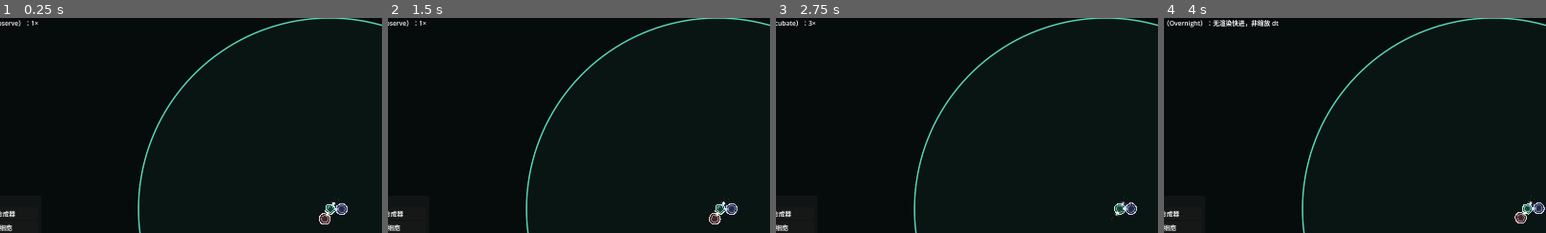
Above: before the commit, frames 1-4 (left to right).
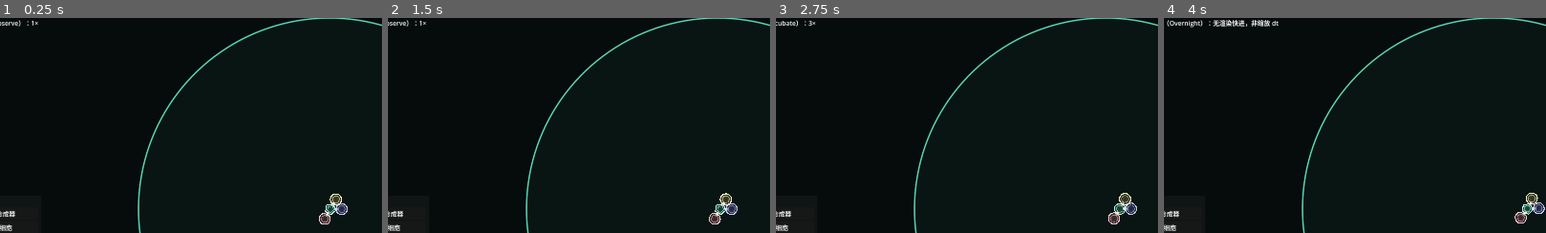
Above: after the commit, the same moments.

Repository: Oatol/cellarium
Game: Godot game, scene res://scenes/main.tscn
The game is run twice, just before and just after one commit, with the same random seed, the same clock (stepped at 60 frames per second) and the same inputs.
Inputs:
- Up to frame 1 (0.25 s): no input
- Up to frame 2 (1.5 s): click "冻结" at 0.5 s; click "观察" at 1.25 s
- Up to frame 3 (2.75 s): click "培养" at 2 s
- Up to frame 4 (4 s): click "慢速观察" at 2.75 s; click "过夜培养" at 3.5 s
The pictures show only the part of the screen within x 7-57%, y 6-56%; the shares and areas given below are measured in that part.

The runs differ from the first frame. In frame 1, 0.1% of the frame differs, in the area x 86-90%, y 81-88%; in frame 2, 0.1%; in frame 3, 0.3%, in the area x 87-93%, y 81-96%; in frame 4, 0.1%.

Commit message:
v0.8.10: stabilize multi-contact membrane outline

Diff:
--- a/godot/cellarium-release/scripts/rendering/CellContactChords.gd
+++ b/godot/cellarium-release/scripts/rendering/CellContactChords.gd
@@ -34,9 +34,31 @@
 		"distance": s
 	}
 
-## 皿壁接触：把皿壁视作半径 dish_radius 的大圆，取与细胞圆的相交弦。
+## 皿壁接触：把皿壁视作半径 dish_radius 的大圆，取细胞圆在大圆内侧的相交弦。
+## 小圆在包含它的大圆内部时，普通 circle_chord() 的 containment 检查会误判为无交，
+## 这里单独推导：d = (r² − R² + s²)/(2s)，s > R − r 才接触。
 static func wall_chord(position: Vector2, radius: float, dish_center: Vector2, dish_radius: float) -> Dictionary:
-	return circle_chord(position, radius, dish_center, dish_radius)
+	var delta: Vector2 = dish_center - position
+	var s: float = delta.length()
+	if s < 0.000001 or dish_radius <= radius:
+		return {"valid": false}
+	if s + radius <= dish_radius + 0.000001:
+		return {"valid": false}
+	var direction: Vector2 = delta / s
+	var d: float = (radius * radius - dish_radius * dish_radius + s * s) / (2.0 * s)
+	var h_squared: float = radius * radius - d * d
+	if h_squared <= 0.0:
+		return {"valid": false}
+	var middle: Vector2 = position + direction * d
+	var perpendicular: Vector2 = Vector2(-direction.y, direction.x)
+	var h: float = sqrt(h_squared)
+	return {
+		"valid": true,
+		"a": middle - perpendicular * h,
+		"b": middle + perpendicular * h,
+		"normal": -direction,
+		"distance": s
+	}
 
 static func cross2(a: Vector2, b: Vector2) -> float:
 	return a.x * b.y - a.y * b.x
@@ -77,7 +99,9 @@
 	return result
 
 ## 弦遮挡剔除（Cell Lab a(FFFF) 的 d26 判据）：
-## d26 = cross(P18, v18) / cross(P17, v18)；0 < d26 < 1 表示弦 17 被弦 18 挡住。
+## d22 = P17.x，d23 = P18.x − Q18.x = −v.x，d24 = P17.y，d25 = P18.y − Q18.y = −v.y；
+## d26 = (d25·P18.x − d23·P18.y)/(d22·d25 − d24·d23)
+##     = cross(P18, v) / cross(P17, v)，0 < d26 < 1 表示弦 17 被弦 18 挡住。
 static func is_occluded(chord: Dictionary, other: Dictionary) -> bool:
 	var p_a: Vector2 = chord.get("local_a", Vector2.ZERO)
 	var p_b: Vector2 = chord.get("local_b", Vector2.ZERO)
@@ -163,6 +187,7 @@
 			if t <= 0.0 or t >= 1.0 or s <= 0.0 or s >= 1.0:
 				continue
 			var intersection: Vector2 = p_i + v_i * t
+			# CellLab d17 = cross(v16, Q14−P16)，与原实现同号，条件 d17 < 0 保留 Cell Lab 分支。
 			var d17: float = cross2(v_j, q_i - p_j)
 			if d17 < 0.0:
 				current["local_b"] = intersection
@@ -194,12 +219,14 @@
 				continue
 			var p_j: Vector2 = other.get("local_a", Vector2.ZERO)
 			var q_j: Vector2 = other.get("local_b", Vector2.ZERO)
-			if (p_i == q_j and q_i == p_j) or (p_i == p_j and q_i == q_j):
+			# Cell Lab 的端点重合条件：P17 == Q18 或 Q17 == P18；任一成立就跳过该对。
+			if p_i == q_j or q_i == p_j:
 				continue
 			var v_j: Vector2 = q_j - p_j
 			var denominator: float = cross2(p_i, v_j)
 			if absf(denominator) < 0.000000001:
 				continue
+			# CellLab d26 = cross(P18, v18)/cross(P17, v18)，有效区间 (0, 1)。
 			var d26: float = cross2(p_j, v_j) / denominator
 			if d26 > 0.0 and d26 < 1.0:
 				current["occluded"] = true
@@ -236,15 +263,97 @@
 		sorted_chords[cursor + 1] = value
 	return sorted_chords
 
-## 按 Cell Lab 的固定顺序：相交截断 → 遮挡剔除 → 排序。
+## 按 Cell Lab 的固定顺序：规范输入顺序 → 相交截断 → 遮挡剔除 → 排序。
+## Cell Lab 的 A[] 按邻居索引升序写入；这里把空间哈希给出的邻居顺序规范到
+## (kind, peer) 升序，避免邻居遍历顺序改变截断结果。
 static func prepare_for_render(chords: Array) -> Array:
-	truncate_intersections(chords)
-	mark_occluded(chords)
+	var ordered: Array = chords.duplicate()
+	for index in range(1, ordered.size()):
+		var value: Dictionary = ordered[index]
+		var cursor: int = index - 1
+		while cursor >= 0:
+			var previous: Dictionary = ordered[cursor]
+			if not _input_less(value, previous):
+				break
+			ordered[cursor + 1] = previous
+			cursor -= 1
+		ordered[cursor + 1] = value
+	truncate_intersections(ordered)
+	mark_occluded(ordered)
 	var kept: Array = []
+	for chord in ordered:
+		if bool(chord.get("occluded", false)):
+			continue
+		var endpoint_a: Vector2 = chord.get("local_a", Vector2.ZERO)
+		var endpoint_b: Vector2 = chord.get("local_b", Vector2.ZERO)
+		if endpoint_a.distance_squared_to(endpoint_b) < 0.0000000001:
+			continue
+		kept.append(chord)
+	return sort_chords(kept)
+
+static func _input_less(left: Dictionary, right: Dictionary) -> bool:
+	var left_kind: int = int(left.get("kind", 0))
+	var right_kind: int = int(right.get("kind", 0))
+	if left_kind != right_kind:
+		return left_kind < right_kind
+	return int(left.get("peer", -1)) < int(right.get("peer", -1))
+
+static func polygon_area(points: PackedVector2Array) -> float:
+	var count: int = points.size()
+	if count < 3:
+		return 0.0
+	var total: float = 0.0
+	for index in range(count):
+		var current: Vector2 = points[index]
+		var following: Vector2 = points[(index + 1) % count]
+		total += current.x * following.y - following.x * current.y
+	return absf(total) * 0.5
+
+static func contains_origin(points: PackedVector2Array) -> bool:
+	var count: int = points.size()
+	var inside: bool = false
+	for index in range(count):
+		var current: Vector2 = points[index]
+		var following: Vector2 = points[(index + 1) % count]
+		if ((current.y > 0.0) != (following.y > 0.0)) and (
+			0.0 < (following.x - current.x) * (0.0 - current.y) / (following.y - current.y) + current.x
+		):
+			inside = not inside
+	return inside
+
+static func canonicalize_points(points: PackedVector2Array) -> PackedVector2Array:
+	var unique: Array[Vector2] = []
+	for point in points:
+		var duplicate: bool = false
+		for existing in unique:
+			if point.distance_squared_to(existing) < 0.0000000001:
+				duplicate = true
+				break
+		if not duplicate:
+			unique.append(point)
+	unique.sort_custom(func(a: Vector2, b: Vector2) -> bool:
+		var angle_a: float = atan2(a.y, a.x)
+		var angle_b: float = atan2(b.y, b.x)
+		if absf(angle_a - angle_b) < 0.0000001:
+			return a.length_squared() < b.length_squared()
+		return angle_a < angle_b
+	)
+	var result: PackedVector2Array = PackedVector2Array()
+	for point in unique:
+		result.append(point)
+	return result
+
+## 退化保护：用解析单位圆作为基底逐条半平面裁剪，结果再按极角规范化。
+## 只在端点 + 圆弧重建退化时启用，保证"圆 → 多边形 → 消失"不会出现。
+static func clip_unit_circle(chords: Array, segments: int = 96) -> PackedVector2Array:
+	var count: int = maxi(12, segments)
+	var unit: PackedVector2Array = PackedVector2Array()
+	for index in range(count):
+		var angle_value: float = TAU * float(index) / float(count)
+		unit.append(Vector2(cos(angle_value), sin(angle_value)))
 	for chord in chords:
-		if not bool(chord.get("occluded", false)):
-			kept.append(chord)
-	return sort_chords(kept)
+		unit = clip_keep_origin(unit, chord.get("local_a", Vector2.ZERO), chord.get("local_b", Vector2.ZERO))
+	return canonicalize_points(unit)
 
 ## 用弦端点 + 单位圆弧重建轮廓，替代「呼吸膜 + 顺序相关半平面裁剪」。
 ## 弦段本身作为边界，非截断弦之后补解析圆弧，因此接触点不会随相位或裁剪顺序跳动。
@@ -260,6 +369,10 @@
 		var endpoint_b: Vector2 = current.get("local_b", Vector2.ZERO)
 		result.append(endpoint_a)
 		result.append(endpoint_b)
+		# Cell Lab 用 A[i].f 标记被截断的弦并跳过其圆弧插值；
+		# 这里改为直线连到下一端点，Polygon2D/Line2D 才能保持闭合轮廓。
+		if bool(current.get("truncated", false)):
+			continue
 		var next: Dictionary = chords[(index + 1) % count]
 		var next_a: Vector2 = next.get("local_a", Vector2.ZERO)
 		if endpoint_b.distance_squared_to(next_a) < 0.0000000001:
@@ -275,4 +388,8 @@
 			var ratio: float = float(step) / float(arc_count + 1)
 			var angle_value: float = start_angle + span * ratio
 			result.append(Vector2(cos(angle_value), sin(angle_value)))
+	# 多接触深度重叠时，Cell Lab 的 f 标记会让所有圆弧被跳过；其三角形扇仍可渲染，
+	# 但 Polygon2D 需要闭合顶点。这里检测退化并回退到解析圆半平面裁剪。
+	if result.size() < 3 or polygon_area(result) < 0.02 or not contains_origin(result):
+		return clip_unit_circle(chords)
 	return result
--- a/godot/cellarium-release/tools/SmokeTest.gd
+++ b/godot/cellarium-release/tools/SmokeTest.gd
@@ -356,7 +356,8 @@
 	var link_layer: Node = instance.get_node("DishView/LinkLayer")
 	var cell_layer: Node = instance.get_node("DishView/CellLayer")
 	var cells: RefCounted = manager.get("cells") as RefCounted
-	if int(manager.call("get_organism_count")) != 1 or int(cells.call("size")) != 1:
+	# 演示体按发育程序逐 tick 展开，断言时可能为 1~4 个细胞，但只能有一个个体。
+	if int(manager.call("get_organism_count")) != 1 or int(cells.call("size")) < 1 or int(cells.call("size")) > 4:
 		push_error("SmokeTest: main scene must create a demonstration organism")
 		instance.queue_free()
 		return false
@@ -2039,6 +2040,67 @@
 		if not found_a or not found_b:
 			push_error("SmokeTest: chord endpoints must be membrane vertices")
 			return false
+	# 多接触 / 深度重叠：邻居顺序不得改变轮廓，且轮廓永不退化为线段或消失。
+	var multi_world: Array = []
+	for index in range(5):
+		var angle_value: float = deg_to_rad(float(index) * 72.0)
+		var peer_position: Vector2 = Vector2(cos(angle_value), sin(angle_value)) * 12.0
+		var entry: Dictionary = helper.call("circle_chord", Vector2.ZERO, radius, peer_position, radius)
+		if bool(entry.get("valid", false)):
+			entry["peer"] = index
+			entry["kind"] = 0
+			multi_world.append(entry)
+	var multi_forward: Array = helper.call("make_unit_chords", multi_world, Vector2.ZERO, 0.0, radius)
+	var reversed_world: Array = multi_world.duplicate()
+	reversed_world.reverse()
+	var multi_reverse: Array = helper.call("make_unit_chords", reversed_world, Vector2.ZERO, 0.0, radius)
+	var multi_outline_forward: PackedVector2Array = helper.call(
+		"build_outline", helper.call("prepare_for_render", multi_forward), 3
+	)
+	var multi_outline_reverse: PackedVector2Array = helper.call(
+		"build_outline", helper.call("prepare_for_render", multi_reverse), 3
+	)
+	if multi_outline_forward.size() < 4 or multi_outline_forward.size() != multi_outline_reverse.size():
+		push_error("SmokeTest: multi-contact outline must be stable under neighbor permutation")
+		return false
+	for index in range(multi_outline_forward.size()):
+		if multi_outline_forward[index].distance_to(multi_outline_reverse[index]) > 0.0001:
+			push_error("SmokeTest: multi-contact outline changed with neighbor order")
+			return false
+	if float(helper.call("polygon_area", multi_outline_forward)) < 0.5:
+		push_error("SmokeTest: multi-contact outline collapsed")
+		return false
+	if not bool(helper.call("contains_origin", multi_outline_forward)):
+		push_error("SmokeTest: multi-contact outline must contain the cell center")
+		return false
+	var deep_world: Array = []
+	for index in range(3):
+		var deep_angle: float = deg_to_rad(float(index) * 120.0)
+		var deep_peer: Vector2 = Vector2(cos(deep_angle), sin(deep_angle)) * radius
+		var deep_entry: Dictionary = helper.call("circle_chord", Vector2.ZERO, radius, deep_peer, radius)
+		if bool(deep_entry.get("valid", false)):
+			deep_entry["peer"] = index
+			deep_world.append(deep_entry)
+	var deep_prepared: Array = helper.call(
+		"prepare_for_render", helper.call("make_unit_chords", deep_world, Vector2.ZERO, 0.0, radius)
+	)
+	var deep_outline: PackedVector2Array = helper.call("build_outline", deep_prepared, 3)
+	if deep_outline.size() < 3 or float(helper.call("polygon_area", deep_outline)) < 0.5:
+		push_error("SmokeTest: deeply overlapped cell outline must not disappear")
+		return false
+	if not bool(helper.call("contains_origin", deep_outline)):
+		push_error("SmokeTest: deeply overlapped outline must contain the cell center")
+		return false
+	# 皿壁弦：细胞外缘越过皿壁时必须生成，且端点仍在细胞圆上。
+	var wall_chord_value: Dictionary = helper.call(
+		"wall_chord", Vector2(16.5, 250.0), radius, Vector2(250.0, 250.0), 240.0
+	)
+	if not bool(wall_chord_value.get("valid", false)):
+		push_error("SmokeTest: wall overlap must produce a dish chord")
+		return false
+	if absf((wall_chord_value["a"] as Vector2).distance_to(Vector2(16.5, 250.0)) - radius) > 0.01:
+		push_error("SmokeTest: wall chord endpoint must lie on the cell circle")
+		return false
 	# 渲染层每对细胞只算一次，双方视图收到完全相同的世界端点。
 	var scene: PackedScene = load("res://scenes/main.tscn") as PackedScene
 	var instance: Node = scene.instantiate()
@@ -2138,6 +2200,20 @@
 	if hash_before_render != hash_after_render:
 		push_error("SmokeTest: chord rendering must not change simulation state hash")
 		instance.queue_free(); return false
+	# 连续推进 tick：每帧所有可见膜都必须是闭合且非退化的多边形。
+	tick_core.set("running", true)
+	for step in range(30):
+		tick_core.call("_process", 1.0 / 60.0)
+		await process_frame
+		for view_index in range(int(layer.call("get_active_count"))):
+			var dynamic_view: Node2D = layer.get_child(view_index) as Node2D
+			if dynamic_view == null:
+				continue
+			var dynamic_outline: PackedVector2Array = (dynamic_view.get_node_or_null("Outline") as Line2D).points
+			if dynamic_outline.size() < 3 or float(helper.call("polygon_area", dynamic_outline)) < 5.0:
+				push_error("SmokeTest: membrane outline degenerated during live ticks")
+				instance.queue_free(); return false
+	tick_core.set("running", false)
 	var points: PackedVector2Array = (view_with_chord.get_node_or_null("Outline") as Line2D).points
 	if points.size() < 4:
 		push_error("SmokeTest: chord-clipped membrane lost its outline")
Not shown, changed: CHANGELOG.md
Not shown, changed: analysis/CellLab_细胞物理与外观_代码级分析.md
